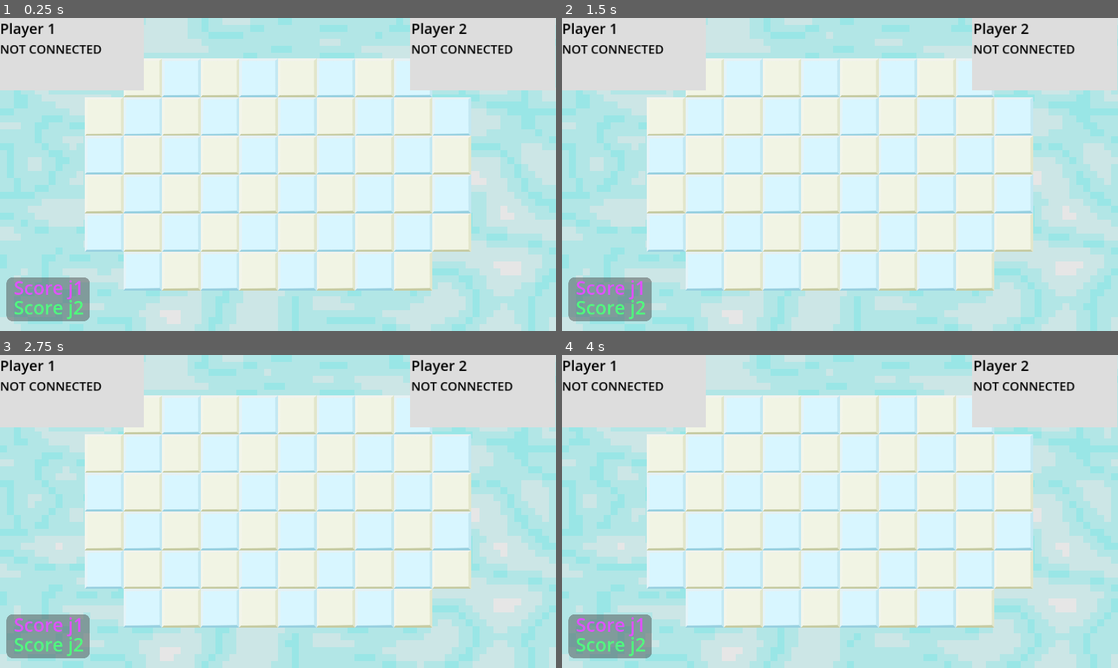
Above: before the commit, frames 1-4 (two rows, left to right).
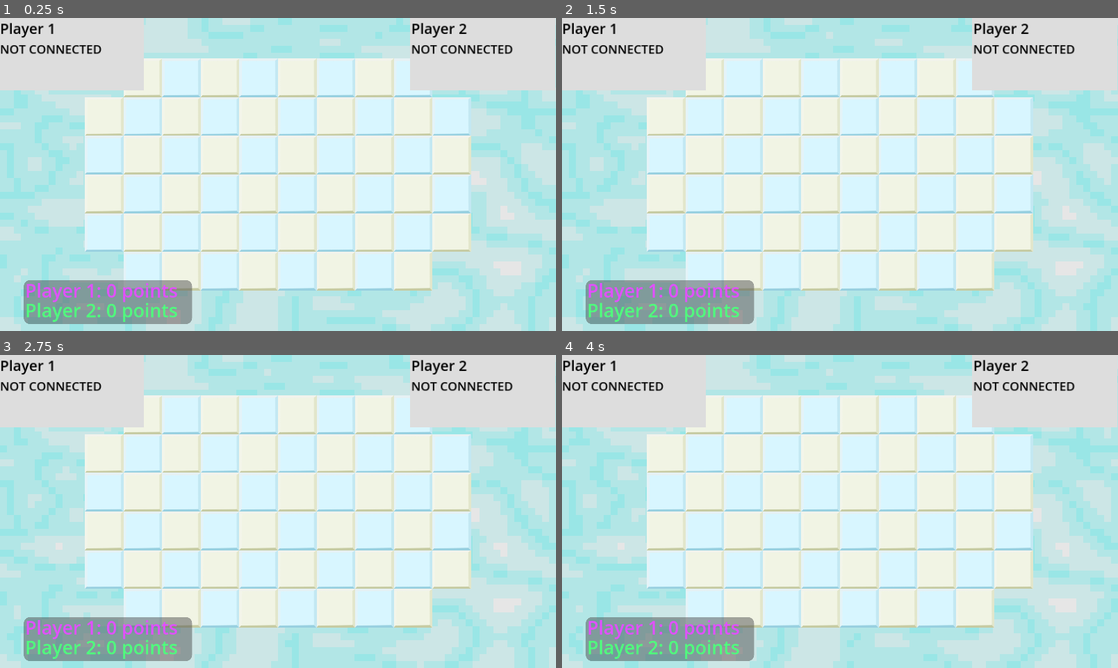
Above: after the commit, the same moments.

Repository: patator62180/GDWL_67
Game: Godot game, scene res://scenes/game/game.tscn
Same seed, same stepped clock (60 frames per second), same inputs: the game is played once before the commit and once after it. This scene is started directly instead of the project's main scene.
Inputs (mouse positions are in pixels of both pictures, inside the frame that each line leads up to):
- Up to frame 1 (0.25 s): no input
- Up to frame 2 (1.5 s): tap Enter (ui_accept) at 0.5, 0.77 s; move the mouse to (962, 158) at 0.52 s; hold Right (right) 0.53-1.28 s; right-click (962, 158) at 0.6 s; click (962, 158) at 0.67 s; move the mouse to (728, 190) at 1.27 s; hold Down (down) from 1.28 s (still down); click (728, 190) at 1.35 s
- Up to frame 3 (2.75 s): tap Enter (ui_accept) at 1.52 s; move the mouse to (333, 442) at 2.02 s; release Down (down) at 2.03 s; hold Right (right) from 2.03 s (still down); right-click (333, 442) at 2.1 s
- Up to frame 4 (4 s): move the mouse to (812, 574) at 2.77 s; release Right (right) at 2.78 s; hold Up (up) 2.78-3.53 s; click (812, 574) at 2.85 s; tap Enter (ui_accept) at 3.02, 3.77 s; move the mouse to (1006, 558) at 3.52 s; hold Left (left) from 3.53 s (still down); right-click (1006, 558) at 3.6 s

The runs differ from the first frame. In frame 1, 3.7% of the frame differs, in the area x 1-35%, y 82-98%; in frame 2, 3.7%; in frame 3, 3.7%; in frame 4, 3.7%.
Error in both runs: Invalid access to property or key 'peer_player_joined' on a base object of type 'Nil'. (res://scenes/game/game.gd:30)

Commit message:
ajout variable score
La variable est stockee dans ScoreControl.gd pour l'instant

Diff:
--- a/scenes/HUD/hud.tscn
+++ b/scenes/HUD/hud.tscn
@@ -146,56 +146,53 @@
 anchors_preset = 2
 anchor_top = 1.0
 anchor_bottom = 1.0
-offset_left = 30.0
-offset_top = -42.0
-offset_right = 70.0
-offset_bottom = -2.0
+offset_top = -40.0
+offset_right = 40.0
 grow_vertical = 0
 scale = Vector2(0.64, 0.64)
 script = ExtResource("3_og24l")
 
 [node name="Panel" type="Panel" parent="Control"]
-layout_mode = 0
-offset_left = -26.0
-offset_top = -108.0
-offset_right = 244.0
-offset_bottom = 34.0
+layout_mode = 1
+anchors_preset = 4
+anchor_top = 0.5
+anchor_bottom = 0.5
+offset_left = 77.0
+offset_top = -122.0
+offset_right = 622.0
+offset_bottom = 20.0
+grow_vertical = 2
 theme_override_styles/panel = SubResource("StyleBoxFlat_lbym6")
 
 [node name="Score J1" type="Label" parent="Control"]
 unique_name_in_owner = true
 material = SubResource("ShaderMaterial_p7vvi")
 layout_mode = 1
-anchors_preset = 8
-anchor_left = 0.5
+anchors_preset = 4
 anchor_top = 0.5
-anchor_right = 0.5
 anchor_bottom = 0.5
-offset_left = -22.0
-offset_top = -136.0
-offset_right = 206.0
-offset_bottom = -53.0
-grow_horizontal = 2
+offset_left = 81.25
+offset_top = -129.562
+offset_right = 309.25
+offset_bottom = -46.5625
 grow_vertical = 2
 theme_override_colors/font_color = Color(1, 0.709804, 0.305882, 1)
 theme_override_font_sizes/font_size = 60
-text = "Score j1"
+text = "Player 1:"
+metadata/_edit_use_anchors_ = true
 
 [node name="Score J2" type="Label" parent="Control"]
 unique_name_in_owner = true
 material = SubResource("ShaderMaterial_0fcvg")
 layout_mode = 1
-anchors_preset = 8
-anchor_left = 0.5
+anchors_preset = 4
 anchor_top = 0.5
-anchor_right = 0.5
 anchor_bottom = 0.5
-offset_left = -22.0
-offset_top = -72.0
-offset_right = 206.0
-offset_bottom = 11.0
-grow_horizontal = 2
+offset_left = 81.25
+offset_top = -65.3125
+offset_right = 309.25
+offset_bottom = 17.6875
 grow_vertical = 2
 theme_override_colors/font_color = Color(1, 0.709804, 0.305882, 1)
 theme_override_font_sizes/font_size = 60
-text = "Score j2"
+text = "Player 2:"
--- a/scenes/game/ScoreControl.gd
+++ b/scenes/game/ScoreControl.gd
@@ -1,6 +1,10 @@
 extends Control
 
+@export var scoreJ1 = 0
+@export var scoreJ2 = 0
 
 func _ready():
     %"Score J1".material.set_shader_parameter("Shift_Hue", get_parent().PlayerManagers.array[0].modulateFaceColor)
+    %"Score J1".text = "Player 1: " + str(scoreJ1) + " points"
     %"Score J2".material.set_shader_parameter("Shift_Hue", get_parent().PlayerManagers.array[1].modulateFaceColor)
+    %"Score J2".text = "Player 2: " + str(scoreJ2) + " points"
--- a/scenes/player/player.tscn
+++ b/scenes/player/player.tscn
@@ -230,6 +230,7 @@
 position = Vector2(50, 50)
 
 [node name="Face" type="Sprite2D" parent="NodeSprite"]
+texture_filter = 1
 material = SubResource("ShaderMaterial_wkkd2")
 texture = ExtResource("2_7u7pn")
 
